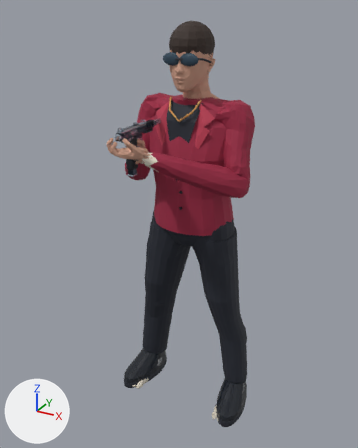
The glTF model assets/models/char_partner_90s.glb, before and after one commit.
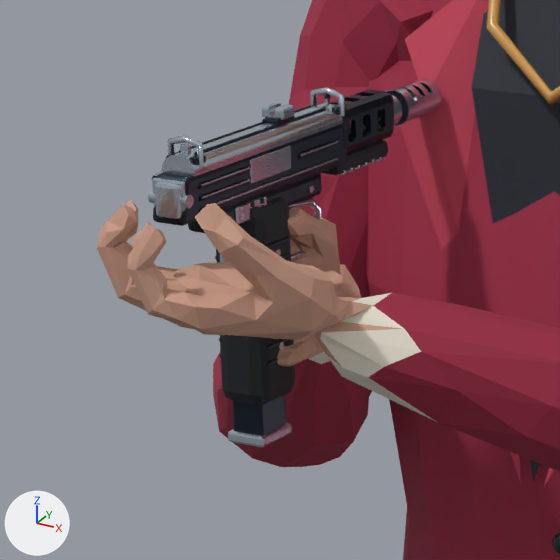
Each version is shown whole from a camera (50 mm lens) standing at (0.893, -1.78, 1.723) and looking at (-0.005, -0.147, 0.906), then close up on the part from 25% to 50% of the width and 24% to 44% of the height. The axes (+X, +Y, +Z) are drawn at lower left. The lights are the same throughout. The first two pictures are the older version.

Objects in the first close-up: 'char_partner_90s'.
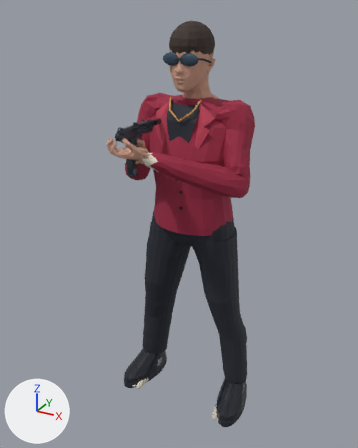
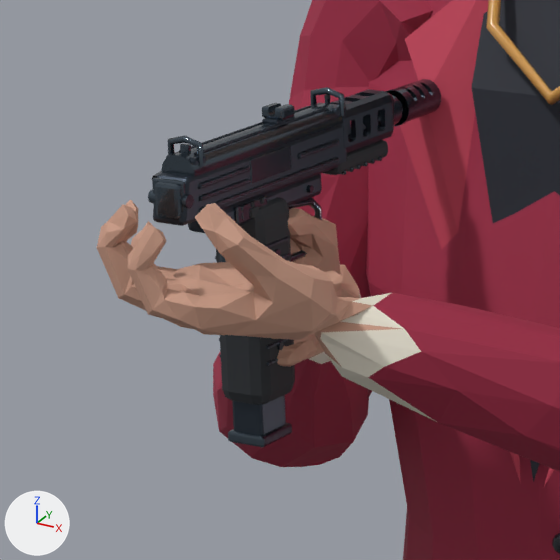
Where the change shows, as pixel boxes (x1, y1, x2, y2) in the close-ups (560 x 560 px):
```json
{"object": "char_partner_90s", "change": "recoloured", "before": [148, 77, 444, 450], "after": [148, 77, 444, 450]}
```

The change, as JSON lines over the scene's bpy script:
```json
{"op": "set", "path": "mat_gold90s.base_color", "old": "(0.552, 0.631, 0.723)", "new": "(0.0887, 0.117, 0.147)", "note": "pale blue #c4d0dd -> greyish blue #54606b"}
```
